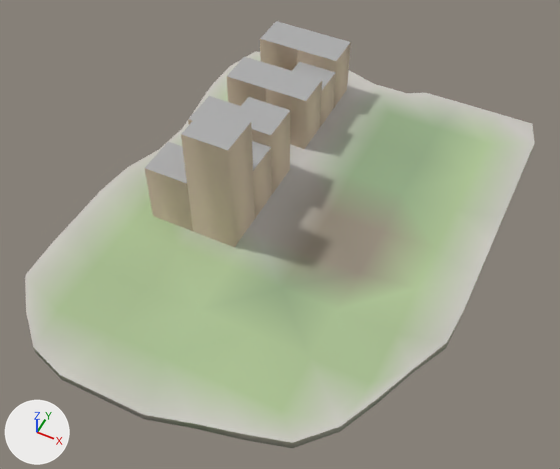
The glTF model godot_project/remake/sky/islands/SKY-093.lod1.glb: old version first, new version second.
The view is the same before and after, from a camera (50 mm lens) standing at (48.2, -105.2, 122.0) and looking at (-2.0, -4.8, -3.5). Arrows for +X, +Y and +Z are at lower left; the lights stay in place. The first picture is the older version.

Before the edit, the objects in view are built like this:
```python
me_buildings = bpy.data.meshes.new('buildings')
me_buildings.from_pydata(...)  # 80 vertices, 100 faces; spans x -27.4..-7.4, y -15.0..43.9, z -0.5..26.9
me_buildings.materials.append(mat_sky_lod_bldg)
me_deck = bpy.data.meshes.new('deck')
me_deck.from_pydata(...)  # 86 vertices, 131 faces; spans x -42.0..40.1, y -55.9..51.7, z -1.6..0.0
me_deck.materials.append(mat_sky_deck)
me_rock = bpy.data.meshes.new('rock')
me_rock.from_pydata(...)  # 94 vertices, 147 faces; spans x -42.0..40.1, y -55.9..51.7, z -30.5..0.0
me_rock.materials.append(mat_sky_rock)
ob_buildings = bpy.data.objects.new('buildings', me_buildings)
ob_buildings.location = (0.0, 0.0, 0.0)
ob_deck = bpy.data.objects.new('deck', me_deck)
ob_deck.location = (0.0, 0.0, 0.0)
ob_rock = bpy.data.objects.new('rock', me_rock)
ob_rock.location = (0.0, 0.0, 0.0)
```
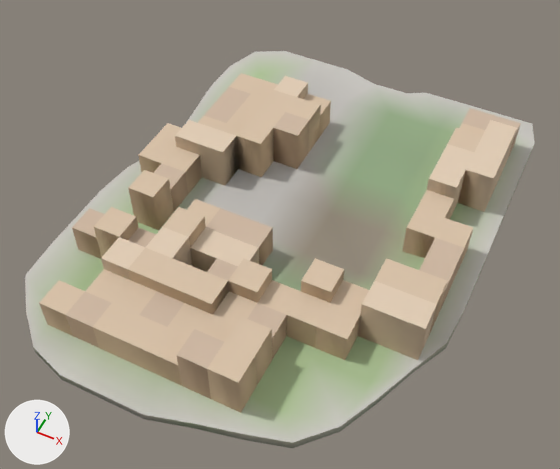
Boxes [x1, y1, x2, y2] around the edits, measured in the pictures (560 x 469 px):
```json
{"object": "warren_hull", "change": "added", "after": [39, 73, 521, 413], "on screen": "beige"}
{"object": "buildings", "change": "deleted", "before": [145, 21, 351, 247]}
```

Edits to the scene script, one JSON object a line:
```json
{"op": "add", "block": "me_warren_hull", "code": ["me_warren_hull = bpy.data.meshes.new('warren_hull')", "me_warren_hull.from_pydata(...)  # 262 vertices, 540 faces; spans x -36.0..36.0, y -48.0..42.0, z -0.5..10.0", "me_warren_hull.materials.append(mat_sky_lod_bldg)"]}
{"op": "remove", "block": "ob_buildings", "code": ["ob_buildings = bpy.data.objects.new('buildings', me_buildings)", "ob_buildings.location = (0.0, 0.0, 0.0)"]}
{"op": "add", "block": "ob_warren_hull", "code": ["ob_warren_hull = bpy.data.objects.new('warren_hull', me_warren_hull)", "ob_warren_hull.location = (0.0, 0.0, 0.0)"]}
```
